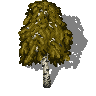
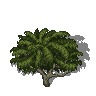
Layer changes from the first 96x96 image to the second:
added group "PEACH WAHO" with 23 layers above "apple2" over box(10, 0, 90, 88)
added group "GREENS 2 TOP" with 5 layers in group "PEACH WAHO" over box(10, 0, 90, 88)
added layer "Layer 80" in group "GREENS 2 TOP" over box(10, 0, 90, 88)
added layer "Layer 83" in group "GREENS 2 TOP" over box(10, 3, 90, 88)
added layer "Layer 84" in group "GREENS 2 TOP" over box(10, 3, 90, 88)
added group "tree" with 2 layers in group "PEACH WAHO" over box(10, 3, 90, 88)
added layer "Layer 65 Merged" in group "tree" over box(10, 3, 90, 88)
added layer "Layer 63" in group "tree" over box(10, 3, 90, 88)
added group "greens 2" with 3 layers in group "PEACH WAHO" over box(10, 3, 90, 88)
added layer "Layer 79" (2nd of 2, in "PEACH WAHO" › "greens 2") in group "greens 2" over box(10, 3, 90, 88)
added group "SHAD" (1st of 2, in "PEACH WAHO") (50%) with 2 layers in group "PEACH WAHO" over box(10, 0, 90, 88)
added layer "Copy of greens 2 Merged" in group "SHAD" over box(10, 0, 90, 88)
added layer "Copy of tree Merged" in group "SHAD" over box(10, 0, 90, 88)
hid group "birch" (18 layers) over box(10, 0, 90, 88)
painted on "base Merged" over box(10, 0, 90, 88)
